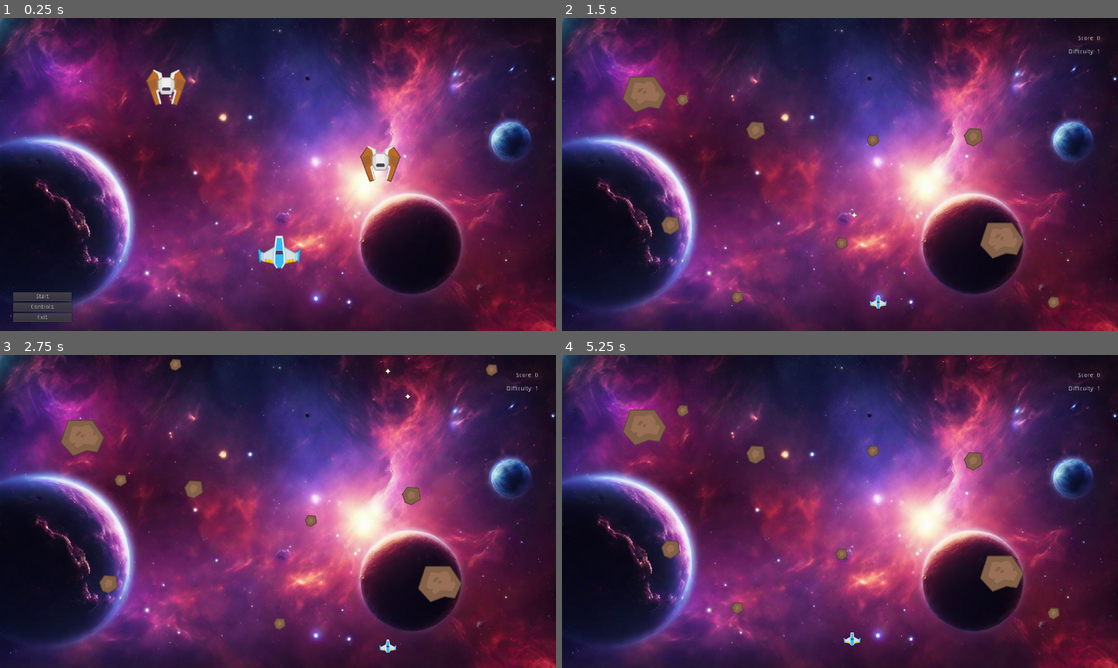
Above: before the commit, frames 1-4 (two rows, left to right).
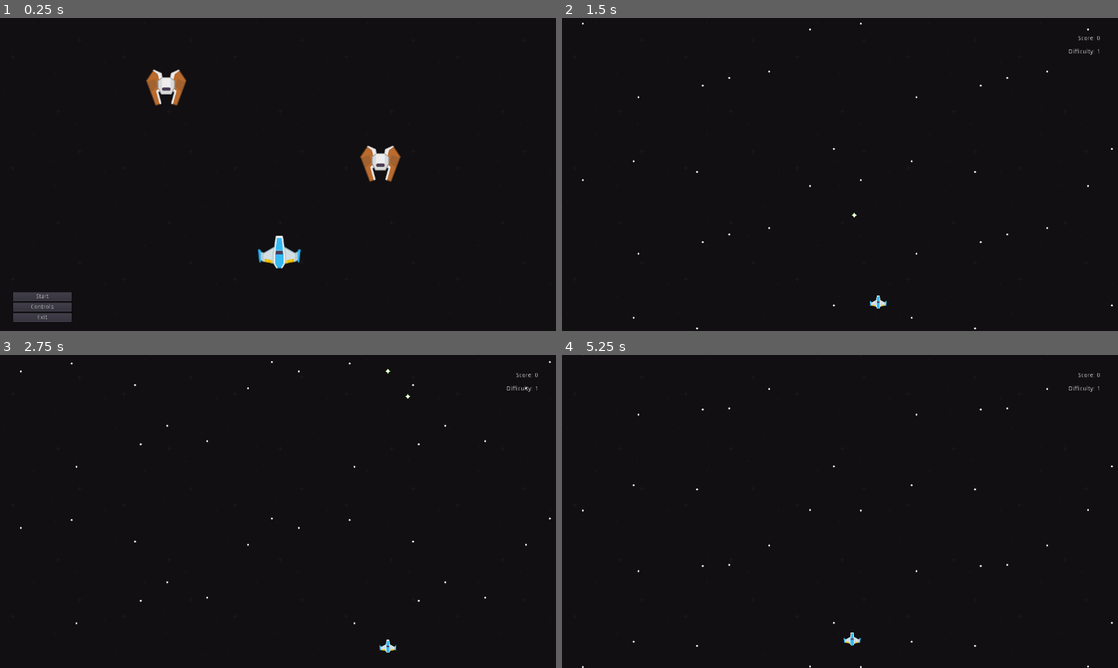
Above: after the commit, the same moments.

Repository: pmatigakis/spaceshooter
Game: Godot game, scene res://Menu.tscn
Same seed, same stepped clock (60 frames per second), same inputs: the game is played once before the commit and once after it. Sound files missing from this copy of the repository are replaced by a short silence.
Inputs:
- Up to frame 1 (0.25 s): no input
- Up to frame 2 (1.5 s): click "Start" at 0.5 s; tap Enter at 1.25 s; hold Right (ui_right) from 1.28 s (still down); hold Space (fire_weapon) from 1.28 s (still down)
- Up to frame 3 (2.75 s): release Right (ui_right) at 2.03 s; release Space (fire_weapon) at 2.03 s; hold Down (ui_down) from 2.03 s (still down); tap Space (fire_weapon) at 2.1 s
- Up to frame 4 (5.25 s): release Down (ui_down) at 2.78 s; hold Right (ui_right) 2.78-3.53 s; hold Space (fire_weapon) 2.78-3.53 s; hold Up (ui_up) 3.53-4.28 s; tap Space (fire_weapon) at 3.6 s; hold Left (ui_left) 4.28-5 s; hold Space (fire_weapon) 4.28-5 s; tap Escape (ui_cancel) at 4.9 s; click "Start" at 5 s

The runs differ from the first frame. In frame 1, 85% of the frame differs, in the area x 0-100%, y 0-100%; in frame 2, 88%; in frame 3, 88%; in frame 4, 88%.

Commit message:
Replaced the background and added start that move in the background

Diff:
--- a/Menu.tscn
+++ b/Menu.tscn
@@ -1,6 +1,6 @@
 [gd_scene load_steps=5 format=2]
 
-[ext_resource path="res://assets/backgrounds/background.png" type="Texture" id=1]
+[ext_resource path="res://assets/backgrounds/black.png" type="Texture" id=1]
 [ext_resource path="res://assets/ships/enemyRed1.png" type="Texture" id=2]
 [ext_resource path="res://assets/ships/playerShip1_blue.png" type="Texture" id=3]
 [ext_resource path="res://Menu.gd" type="Script" id=4]
--- a/Spaceshooter.tscn
+++ b/Spaceshooter.tscn
@@ -3,10 +3,10 @@
 [ext_resource path="res://scenes/players/Player.tscn" type="PackedScene" id=1]
 [ext_resource path="res://Spaceshooter.gd" type="Script" id=2]
 [ext_resource path="res://Hud.tscn" type="PackedScene" id=3]
-[ext_resource path="res://assets/backgrounds/background.png" type="Texture" id=4]
-[ext_resource path="res://assets/meteors/meteorBrown_small1.png" type="Texture" id=5]
-[ext_resource path="res://assets/meteors/meteorBrown_med1.png" type="Texture" id=6]
-[ext_resource path="res://assets/meteors/meteorBrown_big1.png" type="Texture" id=7]
+[ext_resource path="res://assets/backgrounds/black.png" type="Texture" id=4]
+[ext_resource path="res://assets/backgrounds/stars1.png" type="Texture" id=5]
+[ext_resource path="res://assets/backgrounds/stars2.png" type="Texture" id=6]
+[ext_resource path="res://assets/backgrounds/stars3.png" type="Texture" id=7]
 [ext_resource path="res://ParallaxBackground.gd" type="Script" id=8]
 
 [sub_resource type="Curve2D" id=1]
@@ -25,58 +25,33 @@
 margin_bottom = 720.0
 texture = ExtResource( 4 )
 expand = true
-stretch_mode = 3
+stretch_mode = 2
 
 [node name="ParallaxLayer" type="ParallaxLayer" parent="ParallaxBackground"]
-motion_scale = Vector2( 1, 0.3 )
+motion_scale = Vector2( 1, 1.5 )
 motion_mirroring = Vector2( 0, 720 )
 
-[node name="MeteorBrownBig1" type="Sprite" parent="ParallaxBackground/ParallaxLayer"]
-position = Vector2( 190, 165 )
-texture = ExtResource( 7 )
-
-[node name="MeteorBrownBig2" type="Sprite" parent="ParallaxBackground/ParallaxLayer"]
-position = Vector2( 1013, 501 )
-texture = ExtResource( 7 )
+[node name="TextureRect" type="TextureRect" parent="ParallaxBackground/ParallaxLayer"]
+margin_right = 40.0
+margin_bottom = 40.0
+texture = ExtResource( 5 )
 
 [node name="ParallaxLayer2" type="ParallaxLayer" parent="ParallaxBackground"]
 motion_mirroring = Vector2( 0, 720 )
 
-[node name="MeteorBrownMed3" type="Sprite" parent="ParallaxBackground/ParallaxLayer2"]
-position = Vector2( 446, 222 )
-texture = ExtResource( 6 )
-
-[node name="MeteorBrownMed4" type="Sprite" parent="ParallaxBackground/ParallaxLayer2"]
-position = Vector2( 250, 440 )
-texture = ExtResource( 6 )
-
-[node name="MeteorBrownMed5" type="Sprite" parent="ParallaxBackground/ParallaxLayer2"]
-position = Vector2( 947, 237 )
+[node name="TextureRect" type="TextureRect" parent="ParallaxBackground/ParallaxLayer2"]
+margin_right = 40.0
+margin_bottom = 40.0
 texture = ExtResource( 6 )
 
 [node name="ParallaxLayer3" type="ParallaxLayer" parent="ParallaxBackground"]
-motion_scale = Vector2( 1, 2 )
+motion_scale = Vector2( 1, 0.5 )
 motion_mirroring = Vector2( 0, 720 )
 
-[node name="MeteorBrownSmall1" type="Sprite" parent="ParallaxBackground/ParallaxLayer3"]
-position = Vector2( 644, 444 )
-texture = ExtResource( 5 )
-
-[node name="MeteorBrownSmall2" type="Sprite" parent="ParallaxBackground/ParallaxLayer3"]
-position = Vector2( 404, 568 )
-texture = ExtResource( 5 )
-
-[node name="MeteorBrownSmall3" type="Sprite" parent="ParallaxBackground/ParallaxLayer3"]
-position = Vector2( 716, 207 )
-texture = ExtResource( 5 )
-
-[node name="MeteorBrownSmall4" type="Sprite" parent="ParallaxBackground/ParallaxLayer3"]
-position = Vector2( 278, 114 )
-texture = ExtResource( 5 )
-
-[node name="MeteorBrownSmall5" type="Sprite" parent="ParallaxBackground/ParallaxLayer3"]
-position = Vector2( 1132, 580 )
-texture = ExtResource( 5 )
+[node name="TextureRect" type="TextureRect" parent="ParallaxBackground/ParallaxLayer3"]
+margin_right = 40.0
+margin_bottom = 40.0
+texture = ExtResource( 7 )
 
 [node name="Player" parent="." instance=ExtResource( 1 )]
 position = Vector2( 668, 653 )
Binary file removed: assets/backgrounds/background.png
Binary file added: assets/backgrounds/black.png
Not shown, changed: assets/backgrounds/black.png.import
Binary file added: assets/backgrounds/stars1.png
Not shown, changed: assets/backgrounds/stars1.png.import
Binary file added: assets/backgrounds/stars2.png
Not shown, changed: assets/backgrounds/stars2.png.import
Binary file added: assets/backgrounds/stars3.png
Not shown, changed: assets/backgrounds/stars3.png.import
Binary file removed: assets/meteors/meteorBrown_big1.png
Binary file removed: assets/meteors/meteorBrown_med1.png
Binary file removed: assets/meteors/meteorBrown_small1.png
